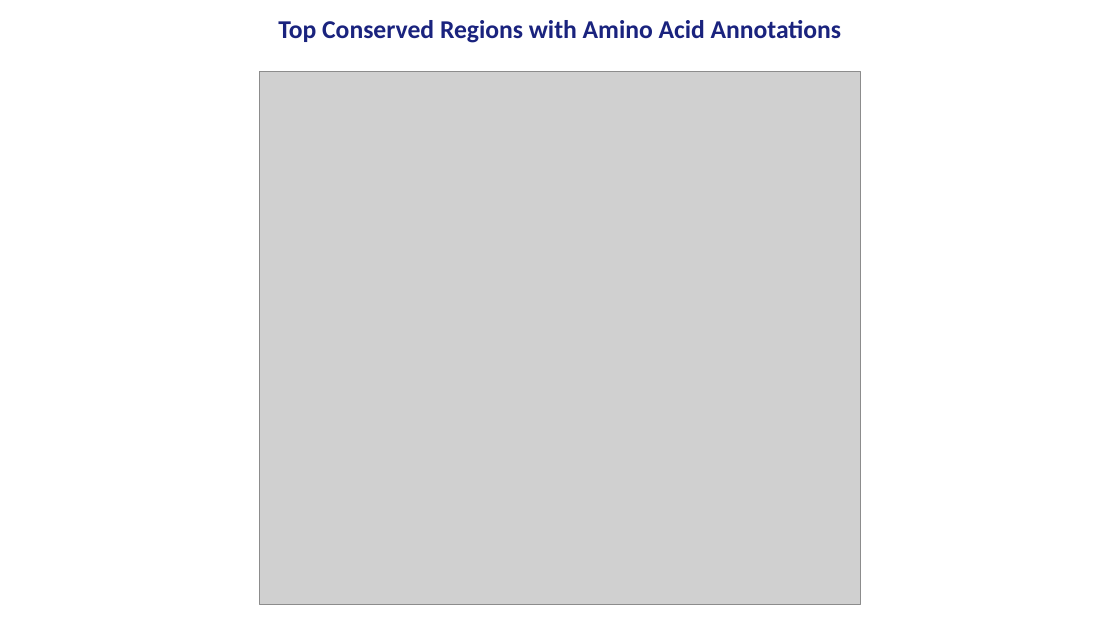
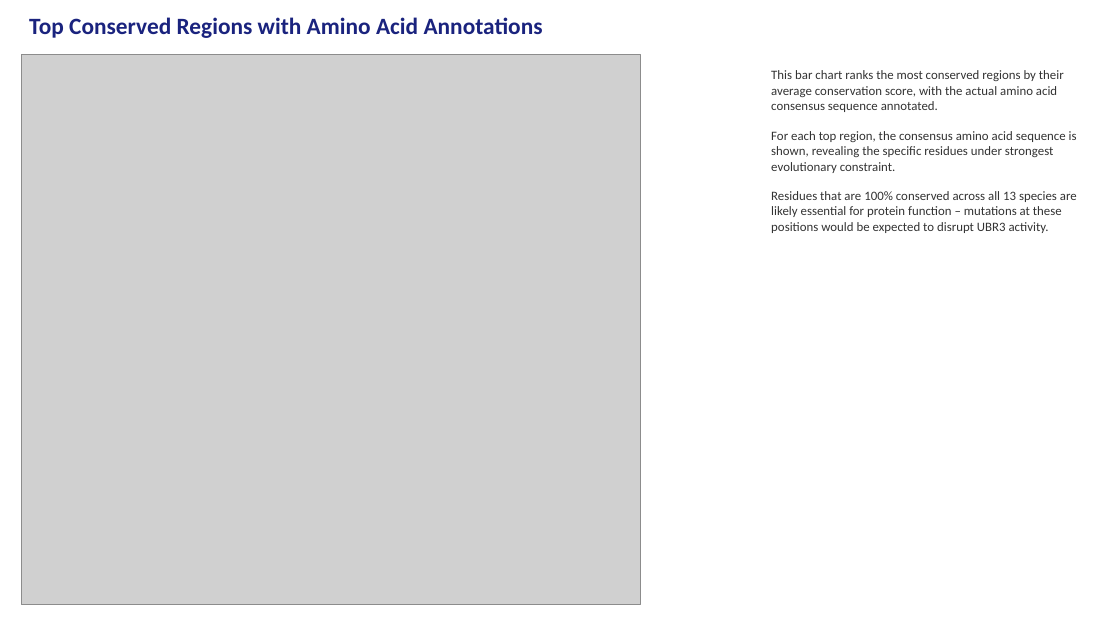
Before and after one commit to idobleicher/dianaMega, a slide deck: slide 10 of ubr3_alignment/UBR3_Analysis_Figures.pptx. Drawn at 1120x630 pixels with LibreOffice and Linux fonts; fonts in the diff are those of the drawing; grey boxes stand for pictures. Boxes give left, top, right and bottom in pixels: in the first picture for what was removed or moved away, otherwise in the second. Text is boxed around its words. In the diff, an @@ line names an element or a change of style, - is before the commit and + after.

```diff
--- a/ubr3_alignment/UBR3_Analysis_Figures.pptx
+++ b/ubr3_alignment/UBR3_Analysis_Figures.pptx
@@ text "Top Conserved Regions with Amino ..." at (29, 17, 543, 38): size 22 to 20 pt; alignment centre to left @@
@@ picture: place and size @@
-picture at (260, 71, 860, 605)
+picture at (21, 55, 640, 605)
@@ text added at (771, 70, 1077, 233), 11 pt, text #333333 @@
+This bar chart ranks the most conserved regions by their average conservation score, with the actual amino acid consensus sequence annotated.
+For each top region, the consensus amino acid sequence is shown, revealing the specific residues under strongest evolutionary constraint.
+Residues that are 100% conserved across all 13 species are likely essential for protein function – mutations at these positions would be expected to disrupt UBR3 activity.
```
Also in this commit, not shown: 20 other slides changed, 31 slides added, 31 slides removed, 3 other files.
